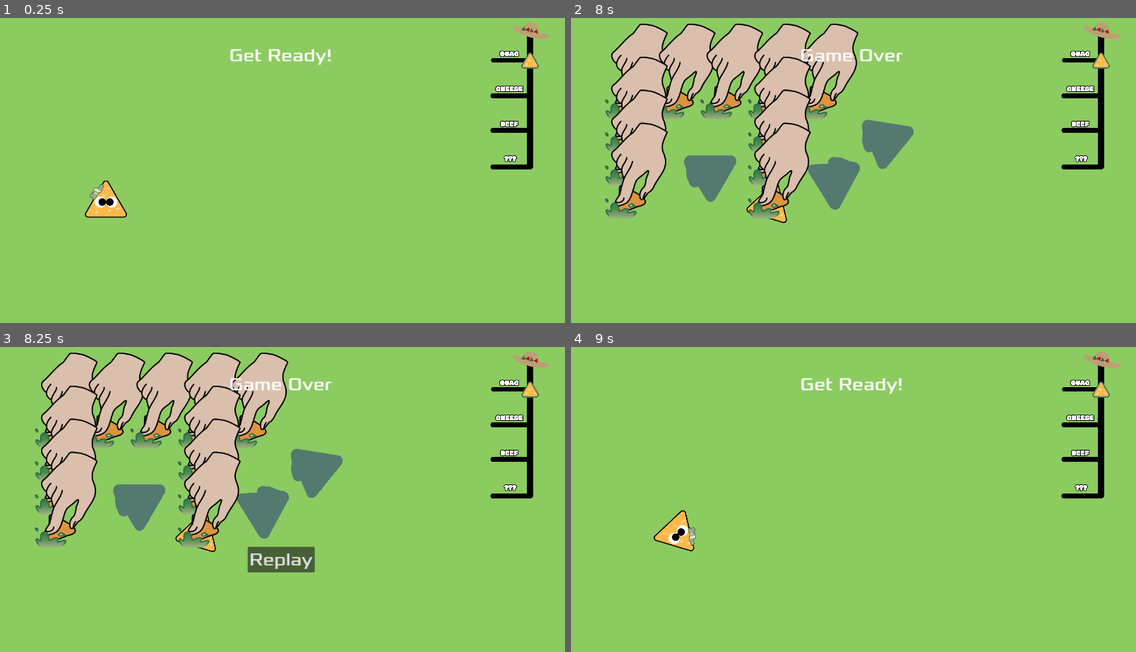
Above: before the commit, frames 1-4 (two rows, left to right).
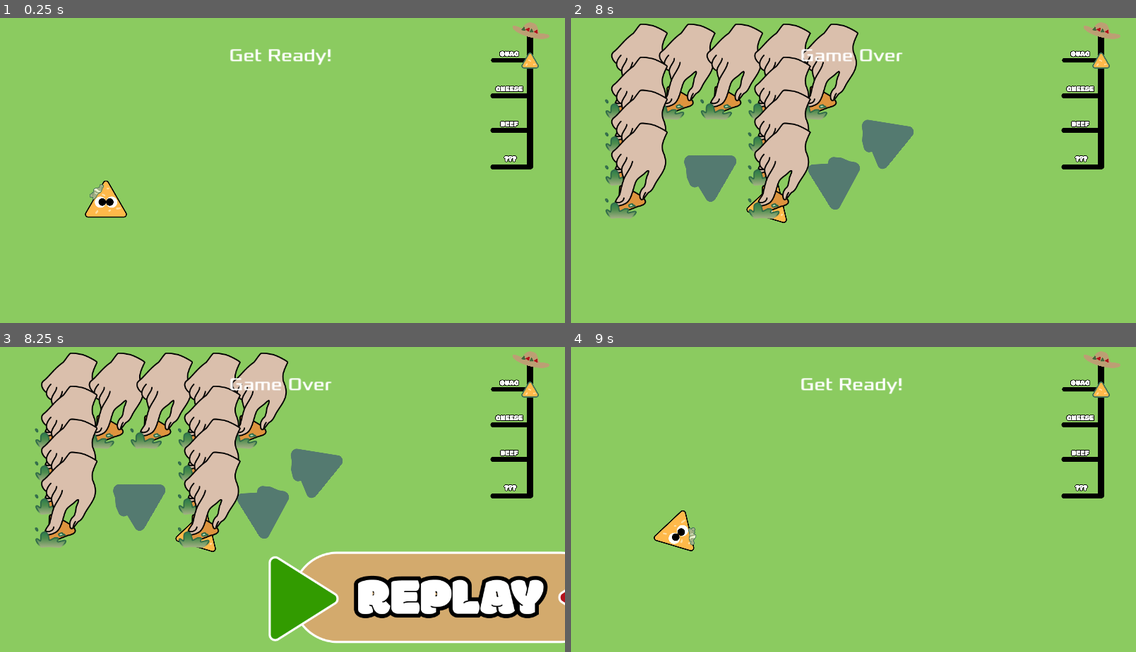
Above: after the commit, the same moments.

Repository: leolloyd/bowlofnachos24
Game: Godot game, scene res://main.tscn
The game is run twice, just before and just after one commit, with the same random seed, the same clock (stepped at 60 frames per second) and the same inputs.
Inputs (mouse positions are in pixels of both pictures, inside the frame that each line leads up to; where the layout moved, square brackets give the same spot in the first picture):
- Up to frame 1 (0.25 s): no input
- Up to frame 2 (8 s): tap Enter at 0.5, 2.75, 5 s; move the mouse to (977, 149) at 0.52 s; hold A (a) 0.53-1.28 s; tap D (d) at 0.8, 1.35, 3.05, 5.3, 7.55 s; move the mouse to (740, 179) at 1.27 s; tap S (s) at 1.55, 3.8, 5.85 s; tap Space at 2, 3.5, 6.5 s; move the mouse to (910, 94) at 2.02 s; hold S (s) 2.03-2.78 s; tap A (a) at 2.3, 2.85, 4.55, 6.8, 7.35 s; move the mouse to (825, 228) at 2.77 s; move the mouse to (1023, 213) at 3.52 s; hold D (d) 3.53-4.28 s; move the mouse to (684, 115) at 4.27 s; click (684, 115) at 4.35 s; move the mouse to (881, 164) at 5.02 s; hold Right mouse button (right_click) 5.03-5.78 s; move the mouse to (768, 85) at 5.77 s; move the mouse to (977, 149) at 6.52 s; hold W (w) 6.53-7.28 s; move the mouse to (740, 179) at 7.27 s
- Up to frame 3 (8.25 s): move the mouse to (339, 423) at 8.02 s; hold D (d) from 8.03 s (still down)
- Up to frame 4 (9 s): tap S (s) at 8.3 s; release D (d) at 8.75 s; click (1017, 597) [853, 560] at 8.75 s

Frames 1-2 are identical in both runs. In frame 3, 16% of the frame differs, in the area x 43-100%, y 65-98%; in frame 4, nothing differs.

Commit message:
updated replay button

Diff:
--- a/hud.tscn
+++ b/hud.tscn
@@ -1,7 +1,8 @@
-[gd_scene load_steps=9 format=3 uid="uid://dkg2vj8ki4dvs"]
+[gd_scene load_steps=10 format=3 uid="uid://dkg2vj8ki4dvs"]
 
 [ext_resource type="FontFile" uid="uid://n1r3q13un08n" path="res://fonts/Xolonium-Regular.ttf" id="1_gf3ij"]
 [ext_resource type="Script" path="res://hud.gd" id="1_qasc3"]
+[ext_resource type="Texture2D" uid="uid://b5qpysjy2l888" path="res://Group 51 (1).png" id="3_34e5r"]
 [ext_resource type="Texture2D" uid="uid://cnylim0hig2dx" path="res://art/LevelProgress.png" id="3_dc1qh"]
 [ext_resource type="Texture2D" uid="uid://l1hh5o3mnyjl" path="res://art/DoritoProgress.png" id="4_j0dxh"]
 
@@ -70,14 +71,12 @@
 text = "Get ready!"
 horizontal_alignment = 1
 
-[node name="StartButton" type="Button" parent="."]
+[node name="StartButton" type="TextureButton" parent="."]
 offset_left = 561.0
 offset_top = 481.0
-offset_right = 713.0
-offset_bottom = 538.0
-theme_override_fonts/font = ExtResource("1_gf3ij")
-theme_override_font_sizes/font_size = 40
-text = "Replay"
+offset_right = 1471.0
+offset_bottom = 714.0
+texture_normal = ExtResource("3_34e5r")
 
 [node name="MessageTimer" type="Timer" parent="."]
 wait_time = 2.0
Binary file added: Group 51 (1).png
Not shown, added: Group 51 (1).png.import
Binary file added: Group 75 (1).png
Not shown, added: Group 75 (1).png.import
